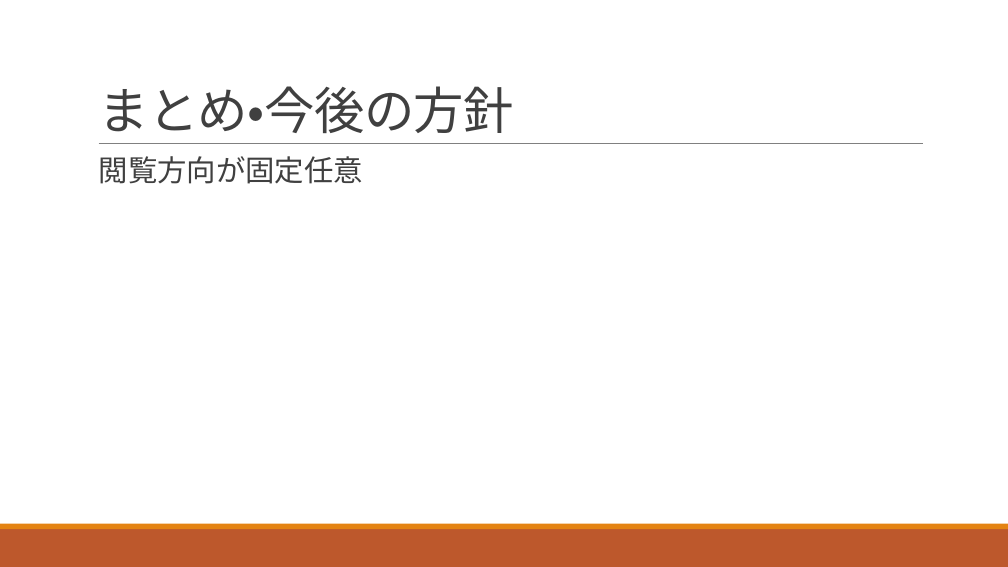
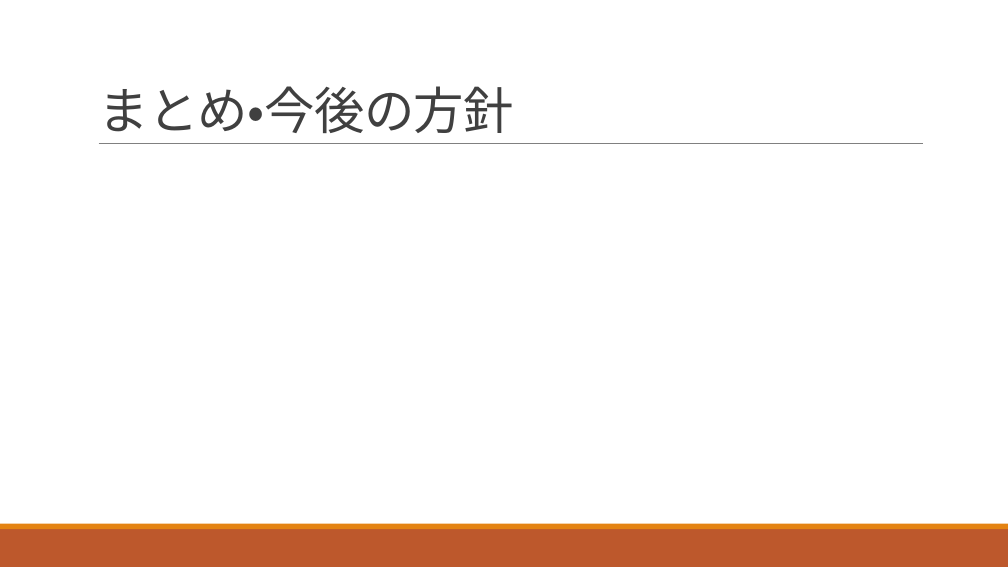
Before and after one commit to mocory/QuestHand, a slide deck: slide 8 of Assets/Other files/ハンドトラッキング機能搭載HMDを用いた手話学習.pptx. Drawn at 1008x567 pixels with LibreOffice and Linux fonts; fonts in the diff are those of the drawing. Boxes give left, top, right and bottom in pixels: in the first picture for what was removed or moved away, otherwise in the second. Text is boxed around its words. In the diff, an @@ line names an element or a change of style, - is before the commit and + after.

```diff
--- a/Assets/Other files/ハンドトラッキング機能搭載HMDを用いた手話学習.pptx
+++ b/Assets/Other files/ハンドトラッキング機能搭載HMDを用いた手話学習.pptx
@@ text removed at (99,156,363,184) @@
-  閲覧方向が固定任意
```
Also in this commit, not shown: 1 other slide changed.
